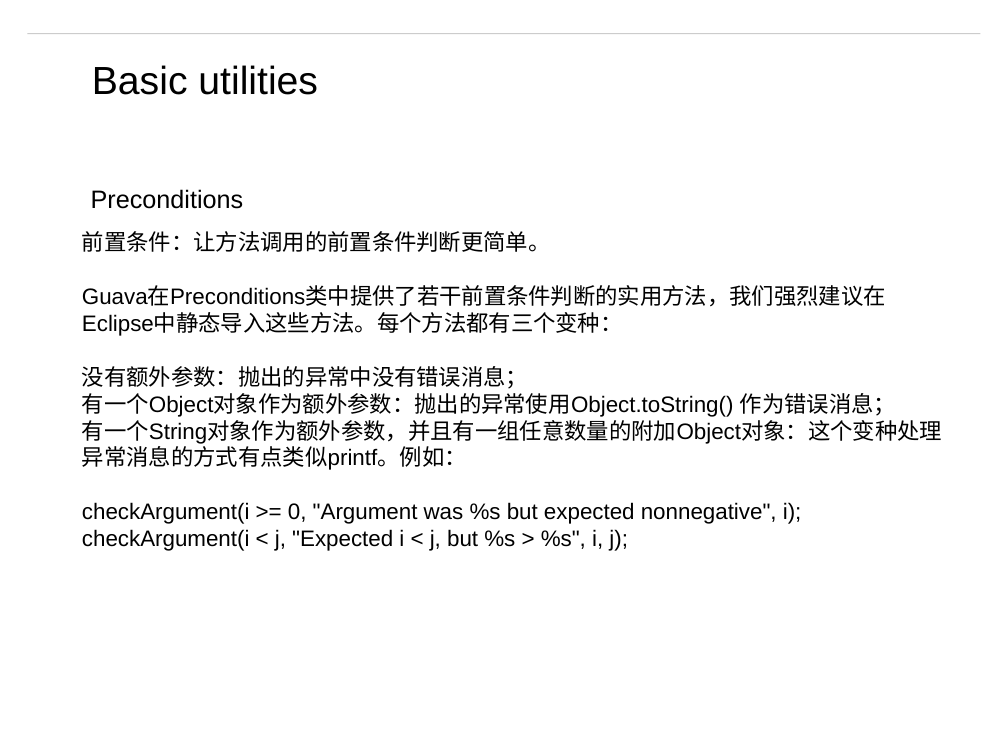
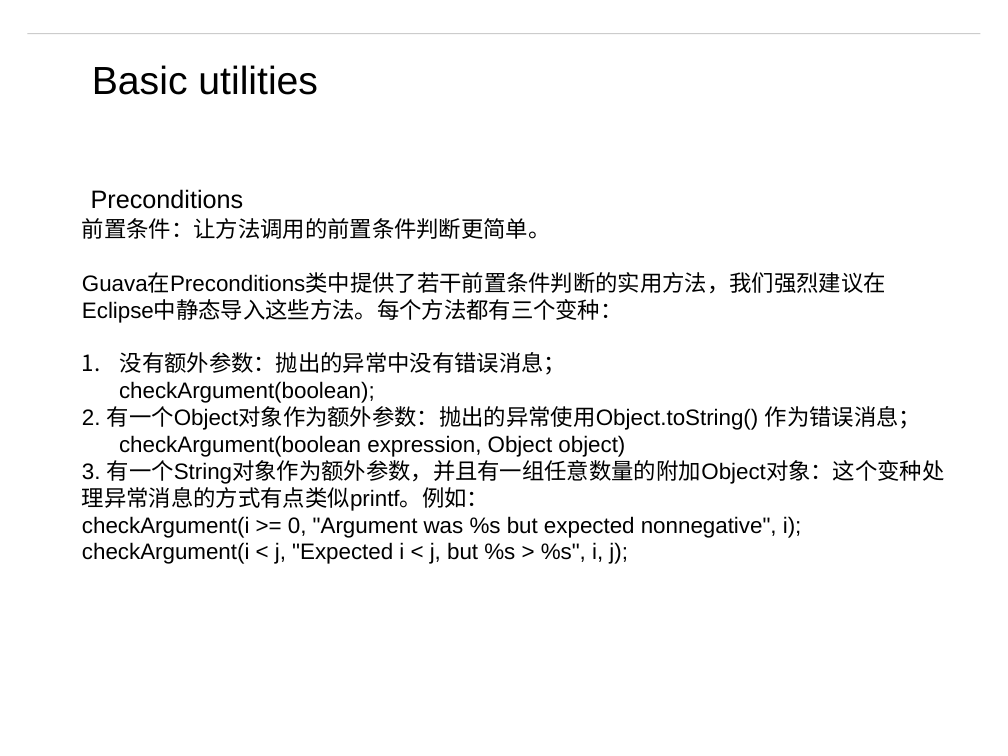
Before and after one commit to matt19870107/Guava, a slide deck: slide 9 of Guava.pptm. Drawn at 1008x756 pixels with LibreOffice and Linux fonts; fonts in the diff are those of the drawing; background and template pictures are left out. Boxes give left, top, right and bottom in pixels: in the first picture for what was removed or moved away, otherwise in the second. Text is boxed around its words. In the diff, an @@ line names an element or a change of style, - is before the commit and + after.

Commit message:
precondition

```diff
--- a/Guava.pptm
+++ b/Guava.pptm
@@ text "前置条件：让方法调用的前置条件判断更简单。": place and size @@
-text "前置条件：让方法调用的前置条件判断更简单。" at (82, 231, 942, 551)
+text "前置条件：让方法调用的前置条件判断更简单。" at (82, 218, 945, 564)
@@ text at (120, 352, 566, 375): bullet none to 1. @@
@@ text at (82, 381, 945, 511): text changed @@
-有一个Object对象作为额外参数：抛出的异常使用Object.toString() 作为错误消息；
-有一个String对象作为额外参数，并且有一组任意数量的附加Object对象：这个变种处理异常消息的方式有点类似printf。例如：
+checkArgument(boolean);
+2. 有一个Object对象作为额外参数：抛出的异常使用Object.toString() 作为错误消息；
+checkArgument(boolean expression, Object object)
+3. 有一个String对象作为额外参数，并且有一组任意数量的附加Object对象：这个变种处理异常消息的方式有点类似printf。例如：
```
